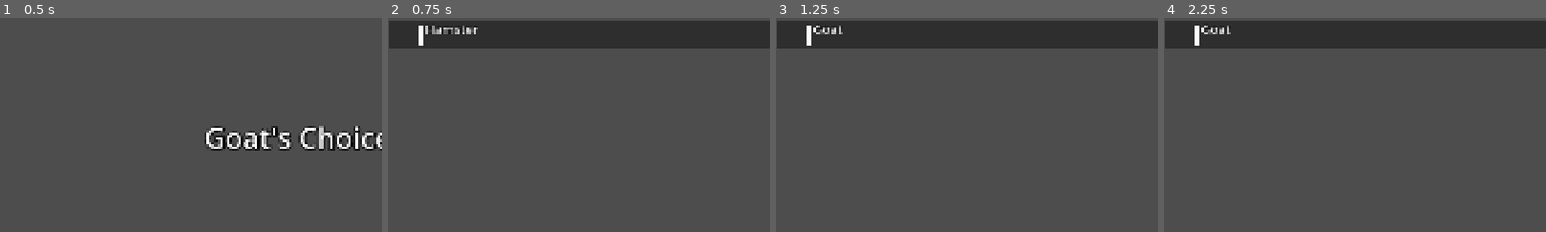
Above: before the commit, frames 1-4 (left to right).
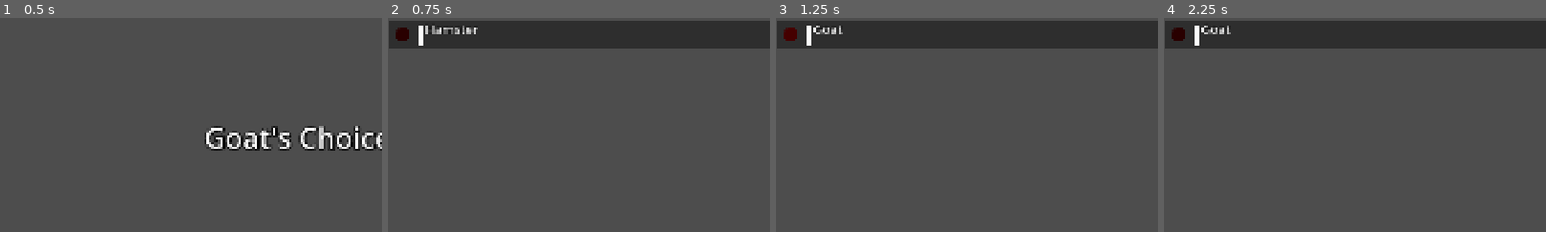
Above: after the commit, the same moments.

Repository: TheGoldenWombat/GoatPicker
Game: Godot game, scene res://main.tscn
Same seed, same stepped clock (60 frames per second), same inputs: the game is played once before the commit and once after it.
Inputs:
- Up to frame 1 (0.5 s): no input
- Up to frame 2 (0.75 s): click "Start: Mode 1 NORMAL" at 0.5 s
- Up to frame 3 (1.25 s): no input
- Up to frame 4 (2.25 s): click "Abort" at 1.25 s; click "Start: Mode 1 NORMAL" at 2 s
The pictures show only the part of the screen within x 0-50%, y 0-50%; the shares and areas given below are measured in that part.

Frame 1 is identical in both runs. In frame 2, 0.2% of the frame differs, in the area x 2-6%, y 4-11%; in frame 3, 0.2%; in frame 4, 0.2%.

Commit message:
Added roll indicator

Diff:
--- a/hud.gd
+++ b/hud.gd
@@ -107,7 +107,7 @@
 	mode_3_button.show()
 	edit_list_button.show()
 
-func refresh_RacerSpawn():
+func refresh_RacerSpawn() -> void:
 	racer_spawn.queue_free()
 	racer_spawn = racer_spawn_scene.instantiate()
 	add_sibling(racer_spawn)
--- a/racer.gd
+++ b/racer.gd
@@ -65,6 +65,7 @@
 @export var roll_timer_meter: RollTimerMeter
 @export var top_three_mask: TextureRect
 @export var top_three_color: ColorRect
+@export var roll_indicator: RollIndicator
 
 
 @export_group("Labels")
@@ -80,7 +81,7 @@
 @onready var choices_array: Array = get_choices_array(list_path)
 
 var choice: String = "Default"
-var current_roll: int
+var current_roll: int = 0
 var current_progress: float = 0.0
 var racing: bool = false
 var randomizing_choice:bool = false
@@ -88,7 +89,7 @@
 var roll_str: float
 var meter_percent: float
 var list_path: String = "user://choices.list"
-var roulette_timer: float = 0
+var reel_timer: float = 0
 
 
 ################################################################################
@@ -114,7 +115,8 @@
 
 
 func roll() -> int:
-	return randi_range(roll_min, roll_max)
+	var rolled: int = randi_range(roll_min, roll_max)
+	return rolled
 
 
 func lowest_roll(rolls: int) -> int:
@@ -133,14 +135,18 @@
 
 func update_current_roll() -> void:
 	current_roll = lowest_roll(number_of_dice)
-	roll_str = float(current_roll) / float(roll_max)
+	roll_str = get_roll_str()
+	roll_indicator.set_roll_strength(roll_str)
+	roll_indicator.set_current_roll(current_roll)
+	roll_indicator.get_new_indicator_color()
 	current_roll_label.text = str(current_roll)
 
 
 func update_current_progress(delta: float) -> void:
 	current_progress += current_roll * delta * time_scale
-	var clamped_progress: float = clamp(current_progress,0.00,100.00)
-	current_progress_label.text = str(clamped_progress).pad_decimals(2) + "%"
+	#var clamped_progress: float = clamp(current_progress,0.00,100.00)
+	current_progress = clamp(current_progress,0.00,100.00)
+	current_progress_label.text = str(current_progress).pad_decimals(2) + "%"
 
 
 func randomize_roll_timer_wait() -> void:
@@ -156,11 +162,17 @@
 	meter_percent = roll_timer.time_left / roll_timer.wait_time
 	roll_timer_meter.update_meter(meter_percent)
 
+func get_roll_str() -> float:
+	return float(current_roll) / float(roll_max)
+
+func update_roll_indicator() -> void:
+	roll_indicator.current_color = roll_indicator.get_indicator_color()
+	#roll_indicator.set_indicator_blink()
 
 func update_line() -> void:
 	# TODO Refactor this
 	# Roll strength modulates gradient length, gradient alpha, and line intensity
-	roll_str = float(current_roll) / float(roll_max)
+	roll_str = get_roll_str()
 
 	# LENGTHS
 	# Update line and gradient length based on current progress percent
@@ -197,11 +209,12 @@
 
 
 func update_medal() -> void:
-	if medal_color == Color.WHITE:
-		top_three_mask.hide()
-	else:
-		top_three_color.color = medal_color
-		top_three_mask.show()
+	pass
+	#if medal_color == Color.WHITE:
+		#top_three_mask.hide()
+	#else:
+		#top_three_color.color = medal_color
+		#top_three_mask.show()
 
 
 func get_choices_array(path: String) -> Array:
@@ -244,7 +257,7 @@
 func _ready() -> void:
 	resize_racer()
 	init_racer()
-	update_current_roll()
+	#update_current_roll()
 	update_line()
 	#start_race()
 
@@ -259,14 +272,14 @@
 		update_medal()
 		update_line()
 	if randomizing_choice:
-		if roulette_timer <= 0:
+		if reel_timer <= 0:
 			var new_choice: String = choices_array.pick_random()
 			while new_choice == choice_label.text:
 				new_choice = choices_array.pick_random()
 			choice_label.text = new_choice
-			roulette_timer = 0.08
+			reel_timer = 0.08
 		else:
-			roulette_timer -= delta
+			reel_timer -= delta
 
 
 
@@ -280,3 +293,4 @@
 func _on_roll_timer_timeout() -> void:
 	randomize_roll_timer_wait()
 	update_current_roll()
+	#update_roll_indicator()
--- a/racer.tscn
+++ b/racer.tscn
@@ -1,8 +1,9 @@
-[gd_scene load_steps=8 format=3 uid="uid://biktyt1vk18a8"]
+[gd_scene load_steps=9 format=3 uid="uid://biktyt1vk18a8"]
 
 [ext_resource type="Script" uid="uid://4afprd3rqbka" path="res://racer.gd" id="1_aicwh"]
-[ext_resource type="Texture2D" uid="uid://c0qt68x0egtvo" path="res://top_three_mask.png" id="2_8bidl"]
+[ext_resource type="Texture2D" uid="uid://c0qt68x0egtvo" path="res://circle_mask.png" id="2_8bidl"]
 [ext_resource type="PackedScene" uid="uid://d3csk7xnoxe23" path="res://roll_timer_meter.tscn" id="3_qg3ev"]
+[ext_resource type="PackedScene" uid="uid://odndt2746eye" path="res://roll_indicator.tscn" id="4_adw45"]
 
 [sub_resource type="Gradient" id="Gradient_8bidl"]
 interpolation_mode = 2
@@ -21,7 +22,7 @@
 gradient = SubResource("Gradient_aicwh")
 width = 24
 
-[node name="Racer" type="Node2D" node_paths=PackedStringArra …(77 unchanged characters)… , "top_three_mask", "top_three_color", "choice_label", "current_progress_label", …(66 unchanged characters)…
+[node name="Racer" type="Node2D" node_paths=PackedStringArra …(77 unchanged characters)… , "top_three_mask", "top_three_color", "roll_indicator", "choice_label", "current_progress_label", …(66 unchanged characters)…
 script = ExtResource("1_aicwh")
 rect = NodePath("ColorRect")
 line = NodePath("ColorRect/Line")
@@ -31,6 +32,7 @@
 roll_timer_meter = NodePath("ColorRect/RollTimerMeter")
 top_three_mask = NodePath("ColorRect/TopThreeMask")
 top_three_color = NodePath("ColorRect/TopThreeMask/TopThreeColor")
+roll_indicator = NodePath("ColorRect/RollIndicator")
 choice_label = NodePath("ColorRect/ChoiceLabel")
 current_progress_label = NodePath("ColorRect/CurrentProgressLabel")
 roll_timer_wait_label = NodePath("ColorRect/RollTimerWaitLabel")
@@ -155,17 +157,16 @@
 vertical_alignment = 1
 
 [node name="TopThreeMask" type="TextureRect" parent="ColorRect"]
-visible = false
 clip_children = 2
-texture_filter = 1
-layout_mode = 1
-anchors_preset = 4
-anchor_top = 0.5
-anchor_bottom = 0.5
-offset_left = 21.0
-offset_top = -15.0
-offset_right = 51.0
-offset_bottom = 15.0
+texture_filter = 2
+layout_mode = 1
+anchors_preset = 4
+anchor_top = 0.5
+anchor_bottom = 0.5
+offset_left = 11.0
+offset_top = -25.0
+offset_right = 61.0
+offset_bottom = 25.0
 grow_vertical = 2
 texture = ExtResource("2_8bidl")
 expand_mode = 1
@@ -185,6 +186,18 @@
 grow_horizontal = 2
 grow_vertical = 2
 
+[node name="RollIndicator" parent="ColorRect" instance=ExtResource("4_adw45")]
+layout_mode = 1
+anchors_preset = 4
+anchor_top = 0.5
+anchor_right = 0.0
+anchor_bottom = 0.5
+offset_left = 36.0
+offset_right = 36.0
+offset_bottom = 0.0
+grow_horizontal = 1
+scale = Vector2(0.6, 0.6)
+
 [node name="RollTimerMeter" parent="ColorRect" instance=ExtResource("3_qg3ev")]
 layout_mode = 1
 anchors_preset = 4
--- a/racer_spawn.gd
+++ b/racer_spawn.gd
@@ -96,7 +96,8 @@
 		racer.randomizing_choice = true
 		add_child(racer)
 		sfx_reel_spin.play(randf_range(0.0,6.0))
-		await get_tree().create_timer(1.5).timeout # Replace with audio cue
+		##await get_tree().create_timer(0.1).timeout
+		await get_tree().create_timer(1.5).timeout
 		sfx_reel_spin.stop()
 		sfx_reel_stop.play()
 		racer.randomizing_choice = false
--- /dev/null
+++ b/roll_indicator.gd
@@ -0,0 +1,101 @@
+class_name RollIndicator
+extends Control
+
+################################################################################
+# ----------------------------------- TODO ----------------------------------- #
+################################################################################
+
+
+################################################################################
+# --------------------------------- VARIABLES -------------------------------- #
+################################################################################
+
+@export var indicator_color: ColorRect
+@export var current_roll_label: Label
+
+var red: Color = Color.from_hsv(0.0, 1.0, 1.0)
+const YELLOW: Color = Color.YELLOW
+const GREEN: Color = Color.GREEN
+const BLACK: Color = Color.BLACK
+
+var current_roll: int = 0
+var roll_strength: float = 0.0
+var current_color: Color = red
+var new_color: Color = red
+
+################################################################################
+# --------------------------------- FUNCTIONS -------------------------------- #
+################################################################################
+
+func set_current_roll(cur_roll: int) -> void:
+	current_roll = cur_roll
+
+
+func set_roll_strength(roll_str: float) -> void:
+	roll_strength = roll_str
+
+
+func set_default_indicator_color() -> void:
+	current_color = red
+	current_color.v = 0.1
+	new_color = red
+	new_color.v = 0.4
+	indicator_color.self_modulate = current_color
+
+
+#func get_indicator_color() -> Color:
+	#if roll_strength >= 0.3:
+		#return GREEN
+	#elif roll_strength > 0.0:
+		#return YELLOW
+	#else:
+		#return RED
+
+#func update_indicator_color() -> void:
+	#if current_roll_label.hidden: current_roll_label.show()
+	#if roll_strength >= 0.3: # GREEN
+		#current_color = get_indicator_color()
+		#current_color.v = clamp(roll_strength + 0.5, 0.0, 1.0)
+	#elif roll_strength > 0.0: # YELLOW
+		#current_color = get_indicator_color()
+		#current_color.v = roll_strength + 0.5
+	#elif roll_strength == 0.0: # RED
+		#current_color = get_indicator_color()
+		#current_color.v = roll_strength + 0.5
+	#else: # DIM RED
+		#current_color = get_indicator_color()
+		#current_color.v = 0.2
+	#indicator_color.color = current_color
+
+func get_indicator_color() -> Color:
+	var hue: float = clamp(roll_strength * 0.33,0.0,0.33)
+	var value: float = clamp (roll_strength * 2 + 0.3, 0.0, 1.0)
+	return Color.from_hsv(hue, 1.0, value)
+
+func get_new_indicator_color() -> void:
+	#if current_roll_label.hidden: current_roll_label.show()
+	if roll_strength >= 0.0:
+		new_color = get_indicator_color()
+	else: # DIM RED
+		new_color = red
+		new_color.v = 0.1
+
+
+func update_indicator_color() -> void:
+	current_color = lerp(current_color, new_color, 0.02)
+	indicator_color.self_modulate = current_color
+
+################################################################################
+# --------------------------------- PROCESSES -------------------------------- #
+################################################################################
+# Called when the node enters the scene tree for the first time.
+func _ready() -> void:
+	set_default_indicator_color()
+	current_roll_label.hide()
+
+
+# Called every frame. 'delta' is the elapsed time since the previous frame.
+func _process(_delta: float) -> void:
+	current_roll_label.text = str(current_roll)
+	update_indicator_color()
+	#blink_indicator(delta)
--- /dev/null
+++ b/roll_indicator.tscn
@@ -0,0 +1,69 @@
+[gd_scene load_steps=3 format=3 uid="uid://odndt2746eye"]
+
+[ext_resource type="Texture2D" uid="uid://c0qt68x0egtvo" path="res://circle_mask.png" id="1_mus0y"]
+[ext_resource type="Script" uid="uid://t03ojyojcryh" path="res://roll_indicator.gd" id="1_x4own"]
+
+[node name="RollIndicator" type="Control" node_paths=PackedStringArray("indicator_color", "current_roll_label")]
+layout_mode = 3
+anchors_preset = 15
+anchor_right = 1.0
+anchor_bottom = 1.0
+offset_right = -1920.0
+offset_bottom = -1080.0
+grow_horizontal = 2
+grow_vertical = 2
+script = ExtResource("1_x4own")
+indicator_color = NodePath("IndicatorMask/IndicatorColor")
+current_roll_label = NodePath("IndicatorMask/IndicatorColor/CurrentRollLabel")
+
+[node name="IndicatorMask" type="TextureRect" parent="."]
+clip_children = 1
+texture_filter = 2
+layout_mode = 1
+anchors_preset = 8
+anchor_left = 0.5
+anchor_top = 0.5
+anchor_right = 0.5
+anchor_bottom = 0.5
+offset_left = -30.0
+offset_top = -30.0
+offset_right = 30.0
+offset_bottom = 30.0
+grow_horizontal = 2
+grow_vertical = 2
+texture = ExtResource("1_mus0y")
+
+[node name="IndicatorColor" type="ColorRect" parent="IndicatorMask"]
+layout_mode = 1
+anchors_preset = 8
+anchor_left = 0.5
+anchor_top = 0.5
+anchor_right = 0.5
+anchor_bottom = 0.5
+offset_left = -35.0
+offset_top = -35.0
+offset_right = 35.0
+offset_bottom = 35.0
+grow_horizontal = 2
+grow_vertical = 2
+
+[node name="CurrentRollLabel" type="Label" parent="IndicatorMask/IndicatorColor"]
+layout_mode = 1
+anchors_preset = 8
+anchor_left = 0.5
+anchor_top = 0.5
+anchor_right = 0.5
+anchor_bottom = 0.5
+offset_left = -20.0
+offset_top = -22.5
+offset_right = 20.0
+offset_bottom = 22.5
+grow_horizontal = 2
+grow_vertical = 2
+theme_override_colors/font_color = Color(1, 1, 1, 1)
+theme_override_colors/font_outline_color = Color(1, 1, 1, 1)
+theme_override_constants/outline_size = 5
+theme_override_font_sizes/font_size = 36
+text = "20"
+horizontal_alignment = 1
+vertical_alignment = 1
Binary file added: circle_mask.png
Not shown, changed: circle_mask.png.import
Not shown, added: roll_indicator.gd.uid
Binary file removed: top_three_mask.png
